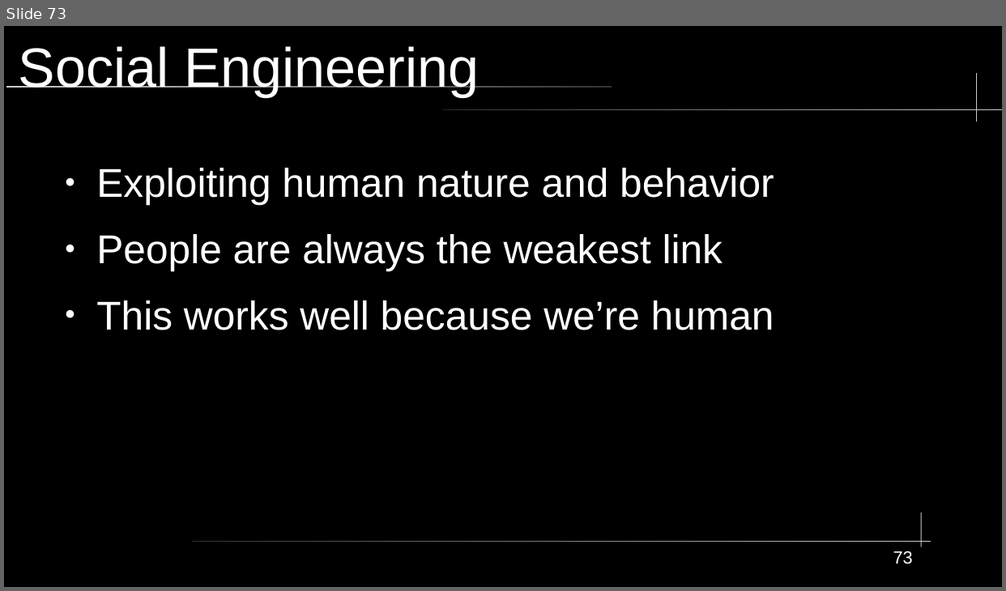
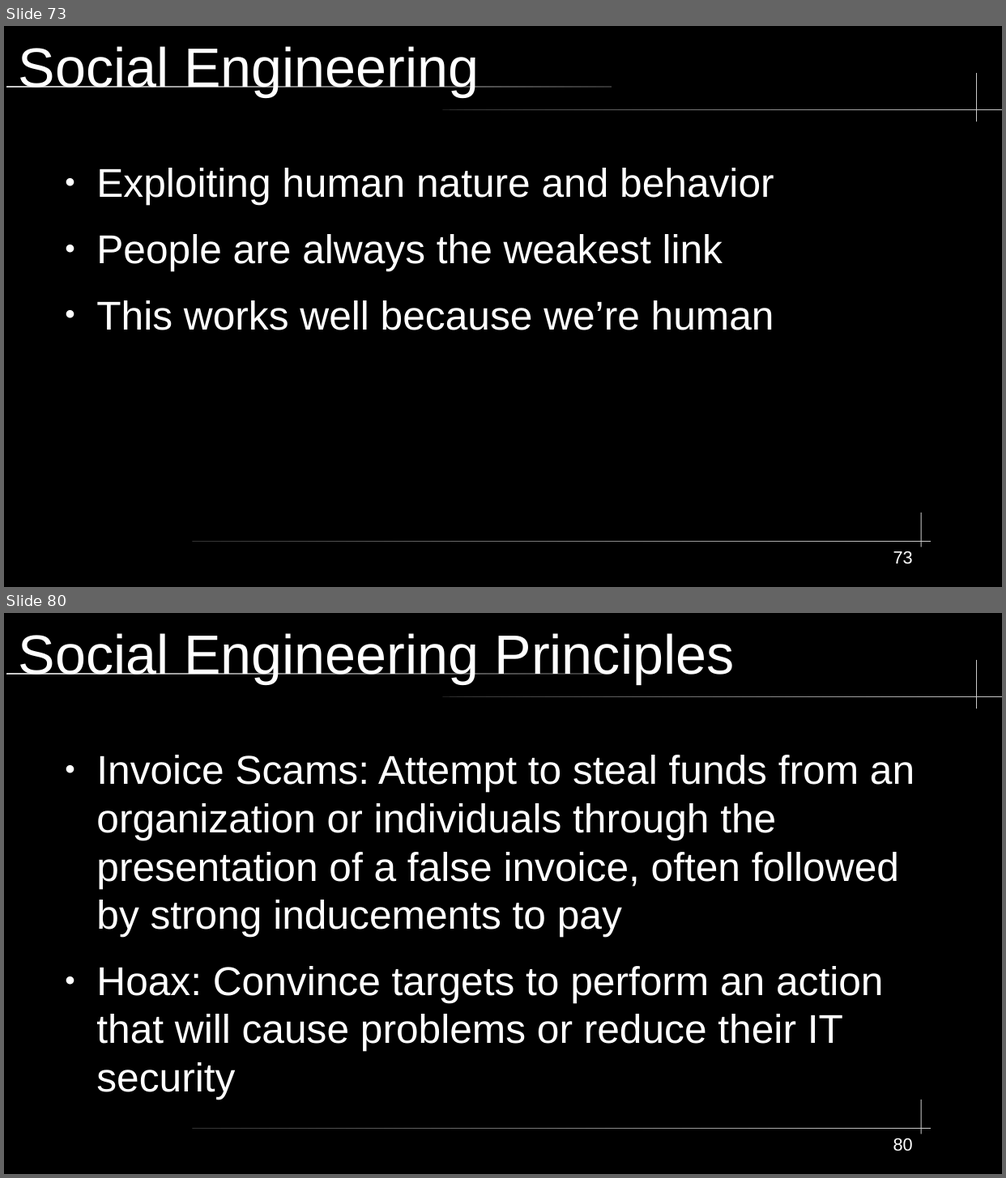
Before and after one commit to City-Colleges-of-Chicago-Cybersecurity/COMPSFI-214, a slide deck: 2026/Spring/powerpoints/Chapter-02-Personnel-Security-and-Risk-Management-Concepts.odp. Shown one above the other, each under a label of ours: slide 73 before the commit, slides 73 and 80 after it; the slides between them are not shown. The pictures are 1006x591 and 1006x1178 pixels, drawn with LibreOffice and Linux fonts; fonts in the diff are those of the drawing. Boxes give left, top, right and bottom in pixels: in the first picture for what was removed or moved away, otherwise in the second. Text is boxed around its words. In the diff, an @@ line names an element or a change of style, - is before the commit and + after.

```diff
--- a/2026/Spring/powerpoints/Chapter-02-Personnel-Security-and-Risk-Management-Concepts.odp
+++ b/2026/Spring/powerpoints/Chapter-02-Personnel-Security-and-Risk-Management-Concepts.odp
@@ slide 80 added at [4,613,1002,1174], background #000000; not listed: 5 template elements that a slide beside it also shows @@
@@ title added at [19,633,735,684], 44 pt, text #FFFFFF @@
+Social Engineering Principles
@@ text added at [96,755,914,1100], 32 pt, text #FFFFFF @@
+● Invoice Scams: Attempt to steal funds from an organization or individuals through the presentation of a false invoice, often followed by strong inducements to pay
+● Hoax: Convince targets to perform an action that will cause problems or reduce their IT security
@@ page number added at [893,1139,913,1152], 14 pt, text #FFFFFF @@
+80
```
Also in this commit, not shown: 1 slide changed, 10 other slides added, 1 slide removed, 2 other files.
